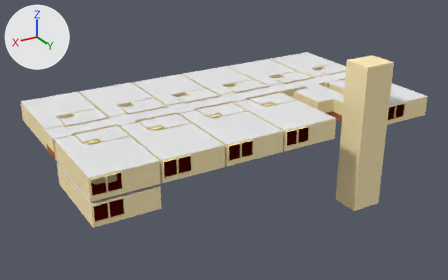
The Blender file Assets/Blender Files/World/HotelRoomBase.blend, before and after one commit.
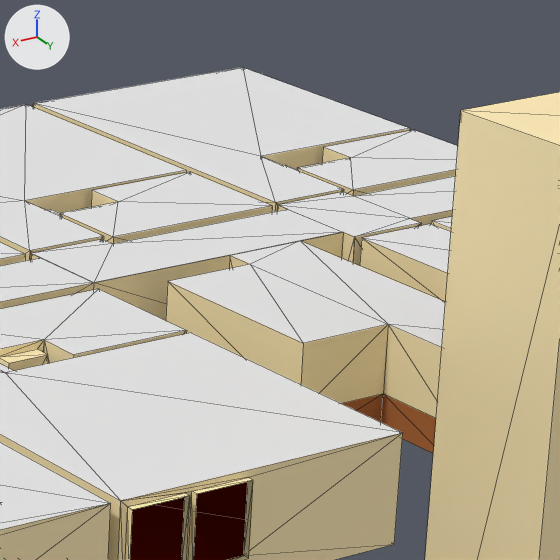
There are two pictures of each version: one whole from a 50 mm lens placed at (74.5, 86.2, 40.2), pointed at (22.1, -1.2, -3.5), one close up on the part from 59% to 81% of the width and 14% to 50% of the height. Lighting does not change. The marker at upper left points along +X, +Y and +Z. The close-ups show mesh edges as thin lines.

In view in the first close-up: 'Elavator Hall', 'Hallway 1', 'Hallway 3', 'Room 301', 'Room 302', 'Room 304', 'Room 305', 'Room 307'.
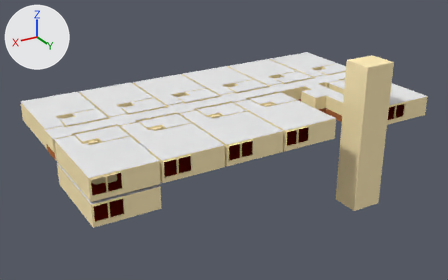
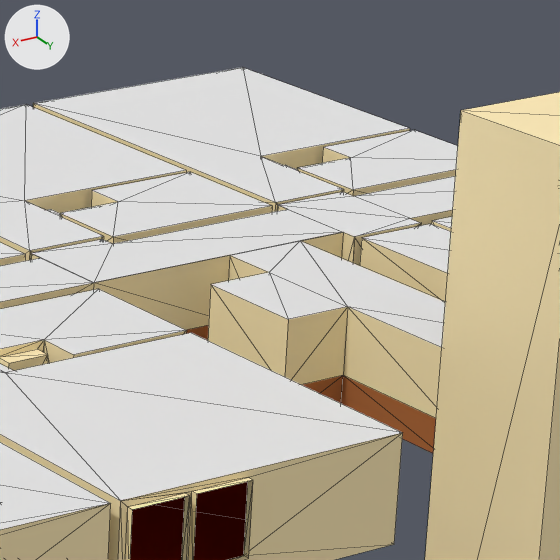
The edits, one by one:
me_id2_002 has 71 vertices, 53 faces and spans x -4.2..6.3, y -10.6..10.0, z -15.4..10.6.
me_id2_002 is used by ob_elavator_hall; location (4.2, 6.21, 1.17).
me_id2_002 part 1: all 12 vertices in x 0.7..4.1, y -5.7..1.3, z -0.9..2.6 are scaled about their middle by (0.708, 0.574, 1), then moved by (-0.5, -0.5, 0.0).

What differs and where, as boxes [x1, y1, x2, y2] in the close-ups (560 x 560 px; the box of a moved part takes in the faces that stretch with it):
part 1 of me_id2_002, moved or reshaped: before [166, 241, 445, 453]; after [208, 241, 445, 453]
